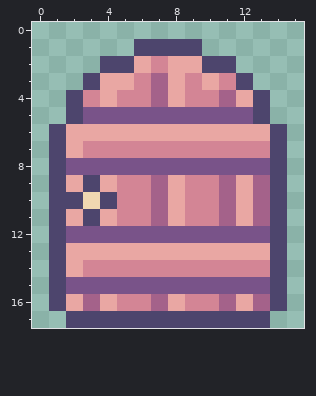
Edited in one commit: pixel-art sprite (TowerOfDreams/sprites/sShopDoorSmall/layers/ddb3613f-c1d6-420b-8be3-68ad321f4964/257712b5-10e4-40d8-869c-2b355f97b89a.png). Above, as it was before the edit.
The file is 16x18 pixels.
Once edited:
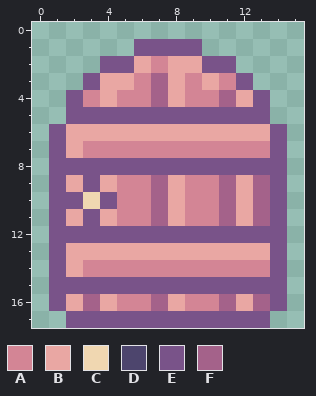
Palette (. is transparent): A #d38595  B #e9a7a3  C #f0d7b1  D #4d456d  E #795389  F #a4628a
Diff:
{"y":1,"x":6,"old":"DDDD","new":"EEEE"}
{"y":2,"x":4,"old":"DD","new":"EE"}
{"y":2,"x":10,"old":"DD","new":"EE"}
{"y":3,"x":3,"old":"D","new":"E"}
{"y":3,"x":12,"old":"D","new":"E"}
{"y":4,"x":2,"old":"D","new":"E"}
{"y":4,"x":13,"old":"D","new":"E"}
{"y":5,"x":2,"old":"D","new":"E"}
{"y":5,"x":13,"old":"D","new":"E"}
{"y":6,"x":1,"old":"D","new":"E"}
{"y":6,"x":14,"old":"D","new":"E"}
{"y":7,"x":1,"old":"D","new":"E"}
{"y":7,"x":14,"old":"D","new":"E"}
{"y":8,"x":1,"old":"D","new":"E"}
{"y":8,"x":14,"old":"D","new":"E"}
{"y":9,"x":1,"old":"D","new":"E"}
{"y":9,"x":3,"old":"D","new":"E"}
{"y":9,"x":14,"old":"D","new":"E"}
{"y":10,"x":1,"old":"DD","new":"EE"}
{"y":10,"x":4,"old":"D","new":"E"}
{"y":10,"x":14,"old":"D","new":"E"}
{"y":11,"x":1,"old":"D","new":"E"}
{"y":11,"x":3,"old":"D","new":"E"}
{"y":11,"x":14,"old":"D","new":"E"}
{"y":12,"x":1,"old":"D","new":"E"}
{"y":12,"x":14,"old":"D","new":"E"}
{"y":13,"x":1,"old":"D","new":"E"}
{"y":13,"x":14,"old":"D","new":"E"}
{"y":14,"x":1,"old":"D","new":"E"}
{"y":14,"x":14,"old":"D","new":"E"}
{"y":15,"x":1,"old":"D","new":"E"}
{"y":15,"x":14,"old":"D","new":"E"}
{"y":16,"x":1,"old":"D","new":"E"}
{"y":16,"x":14,"old":"D","new":"E"}
{"y":17,"x":2,"old":"DDDDDDDDDDDD","new":"EEEEEEEEEEEE"}
